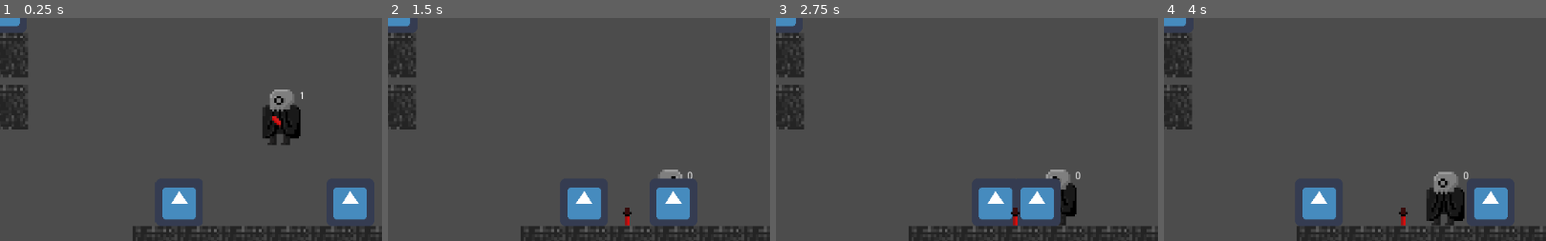
Above: before the commit, frames 1-4 (left to right).
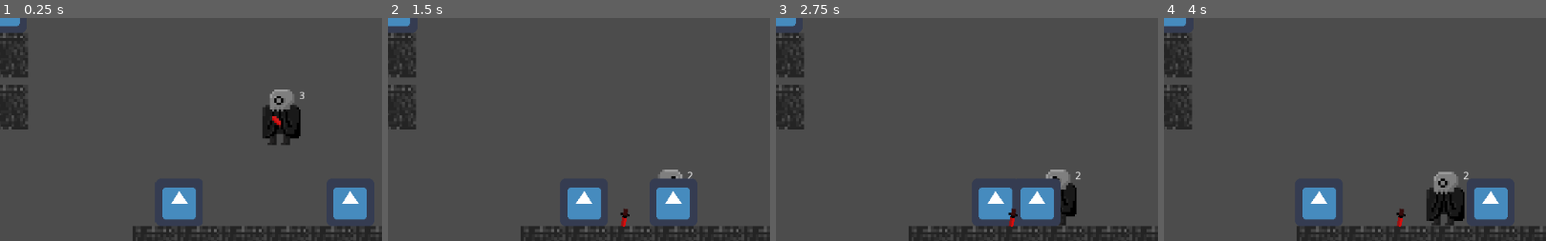
Above: after the commit, the same moments.

Repository: ben-caldwell/dagger-game
Game: Godot game, scene res://scenes/TestLevel.tscn
The game is run twice, just before and just after one commit, with the same random seed, the same clock (stepped at 60 frames per second) and the same inputs. The engine's default icon, where the game draws it, is replaced by a stand-in: a white triangle on a blue panel in a dark square.
Inputs (mouse positions are % of the whole screen's width and height, from its top left):
- Up to frame 1 (0.25 s): no input
- Up to frame 2 (1.5 s): move the mouse to (45, 70) at 0.52 s; click (45, 70) at 0.67 s; move the mouse to (80, 65) at 1.27 s; click (80, 65) at 1.42 s
- Up to frame 3 (2.75 s): move the mouse to (20, 35) at 2.02 s; click (20, 35) at 2.17 s
- Up to frame 4 (4 s): move the mouse to (55, 50) at 2.77 s; click (55, 50) at 2.92 s; move the mouse to (35, 25) at 3.52 s; click (35, 25) at 3.67 s
The pictures show only the part of the screen within x 15-65%, y 25-75%; the shares and areas given below are measured in that part.

The runs differ from the first frame. In frame 1, less than 0.1% of the frame differs, in the area x 78-80%, y 32-37%; in frame 2, 0.2%; in frame 3, 0.2%, in the area x 60-80%, y 69-94%; in frame 4, 0.2%.

Commit message:
Knife collision flavour changes.

Diff:
--- a/game_test/scenes/BasicEnemy.tscn
+++ b/game_test/scenes/BasicEnemy.tscn
@@ -17,7 +17,7 @@
 [sub_resource type="RectangleShape2D" id=3]
 extents = Vector2( 31.9438, 32.0928 )
 
-[node name="Node2D" type="KinematicBody2D"]
+[node name="BasicEnemy" type="KinematicBody2D"]
 collision_layer = 4
 collision_mask = 8
 script = ExtResource( 1 )
@@ -26,27 +26,32 @@
 }
 
 [node name="CollisionShape2D" type="CollisionShape2D" parent="."]
+visible = false
 shape = SubResource( 1 )
 
 [node name="AnimatedSprite" type="AnimatedSprite" parent="."]
 frames = SubResource( 2 )
 
 [node name="DetectFloorLeft" type="RayCast2D" parent="."]
+visible = false
 position = Vector2( -32, 0 )
 enabled = true
 collision_mask = 8
 
 [node name="DetectFloorRight" type="RayCast2D" parent="."]
+visible = false
 position = Vector2( 32, 0 )
 enabled = true
 collision_mask = 8
 
 [node name="DetectWallRight" type="RayCast2D" parent="."]
+visible = false
 rotation = 4.71239
 enabled = true
 collision_mask = 8
 
 [node name="DetectWallLeft" type="RayCast2D" parent="."]
+visible = false
 rotation = 1.5708
 enabled = true
 collision_mask = 8
--- a/game_test/scenes/Knife.tscn
+++ b/game_test/scenes/Knife.tscn
@@ -6,13 +6,13 @@
 [ext_resource path="res://sprites/knife/stuck_in_wall/sprite_2.png" type="Texture" id=4]
 [ext_resource path="res://sprites/knife/stuck_in_wall/sprite_3.png" type="Texture" id=5]
 [ext_resource path="res://sprites/knife/stuck_in_wall/sprite_4.png" type="Texture" id=6]
-[ext_resource path="res://sprites/knife/spinning/sprite_dagger6.png" type="Texture" id=7]
-[ext_resource path="res://sprites/knife/spinning/sprite_dagger0.png" type="Texture" id=8]
-[ext_resource path="res://sprites/knife/spinning/sprite_dagger1.png" type="Texture" id=9]
-[ext_resource path="res://sprites/knife/spinning/sprite_dagger2.png" type="Texture" id=10]
-[ext_resource path="res://sprites/knife/spinning/sprite_dagger3.png" type="Texture" id=11]
-[ext_resource path="res://sprites/knife/spinning/sprite_dagger4.png" type="Texture" id=12]
-[ext_resource path="res://sprites/knife/spinning/sprite_dagger5.png" type="Texture" id=13]
+[ext_resource path="res://sprites/knife/spinning/sprite_dagger0.png" type="Texture" id=7]
+[ext_resource path="res://sprites/knife/spinning/sprite_dagger1.png" type="Texture" id=8]
+[ext_resource path="res://sprites/knife/spinning/sprite_dagger2.png" type="Texture" id=9]
+[ext_resource path="res://sprites/knife/spinning/sprite_dagger3.png" type="Texture" id=10]
+[ext_resource path="res://sprites/knife/spinning/sprite_dagger4.png" type="Texture" id=11]
+[ext_resource path="res://sprites/knife/spinning/sprite_dagger5.png" type="Texture" id=12]
+[ext_resource path="res://sprites/knife/spinning/sprite_dagger6.png" type="Texture" id=13]
 [ext_resource path="res://sprites/knife/spinning/sprite_dagger7.png" type="Texture" id=14]
 
 [sub_resource type="SpriteFrames" id=1]
@@ -22,19 +22,20 @@
 "name": "stuck_in_wall",
 "speed": 24.0
 }, {
-"frames": [ ExtResource( 7 ) ],
+"frames": [ ExtResource( 7 ), ExtResource( 8 ), ExtResource( 9 ), ExtResource( 10 ), ExtResource( 11 ), ExtResource( 12 ), ExtResource( 13 ), ExtResource( 14 ) ],
+"loop": true,
+"name": "spinning",
+"speed": 24.0
+}, {
+"frames": [ ExtResource( 10 ) ],
 "loop": true,
 "name": "single_spin",
 "speed": 5.0
-}, {
-"frames": [ ExtResource( 8 ), ExtResource( 9 ), ExtResource( 10 ), ExtResource( 11 ), ExtResource( 12 ), ExtResource( 13 ), ExtResource( 7 ), ExtResource( 14 ) ],
-"loop": true,
-"name": "spinning",
-"speed": 24.0
 } ]
 
-[sub_resource type="CircleShape2D" id=2]
-radius = 4.12179
+[sub_resource type="CapsuleShape2D" id=4]
+radius = 1.0042
+height = 5.50318
 
 [sub_resource type="CircleShape2D" id=3]
 radius = 7.07746
@@ -50,7 +51,8 @@
 animation = "single_spin"
 
 [node name="CollisionShape2D" type="CollisionShape2D" parent="."]
-shape = SubResource( 2 )
+rotation = 1.5708
+shape = SubResource( 4 )
 
 [node name="Area2D" type="Area2D" parent="."]
 collision_layer = 2
--- a/game_test/scripts/Knife.gd
+++ b/game_test/scripts/Knife.gd
@@ -2,7 +2,7 @@
 
 const INIT_SPEED = 1000
 const RESISTANCE = 0.000005
-var ROTATION_SPEED = 30 # not const on purpose
+var ROTATION_SPEED = 20 # not const on purpose
 
 # states
 const FLYING = 0
@@ -17,7 +17,7 @@
 func _ready():
 	$AnimatedSprite.play("spinning")
 	# for sprite rotation
-#	$AnimatedSprite.play("single_spin")
+	$AnimatedSprite.play("single_spin")
 
 	# throw the knife towards the mouse
 	velocity = get_viewport().get_mouse_position() - position
@@ -35,8 +35,9 @@
 		position = stabbed_enemy.get_position()
 
 	# for sprite rotation instead of animation
-#	if state == FLYING:
-#		$AnimatedSprite.rotate(ROTATION_SPEED * delta)
+	if state == FLYING:
+		$AnimatedSprite.rotate(ROTATION_SPEED * delta)
+		$CollisionShape2D.rotate(ROTATION_SPEED * delta)
 
 func _physics_process(delta):
 	if state == FLYING:
--- a/game_test/scripts/Player.gd
+++ b/game_test/scripts/Player.gd
@@ -1,6 +1,6 @@
 extends KinematicBody2D
 
-const MAX_THROW_CHARGES = 1
+const MAX_THROW_CHARGES = 3
 
 var throw_charges = MAX_THROW_CHARGES
 var has_knife
